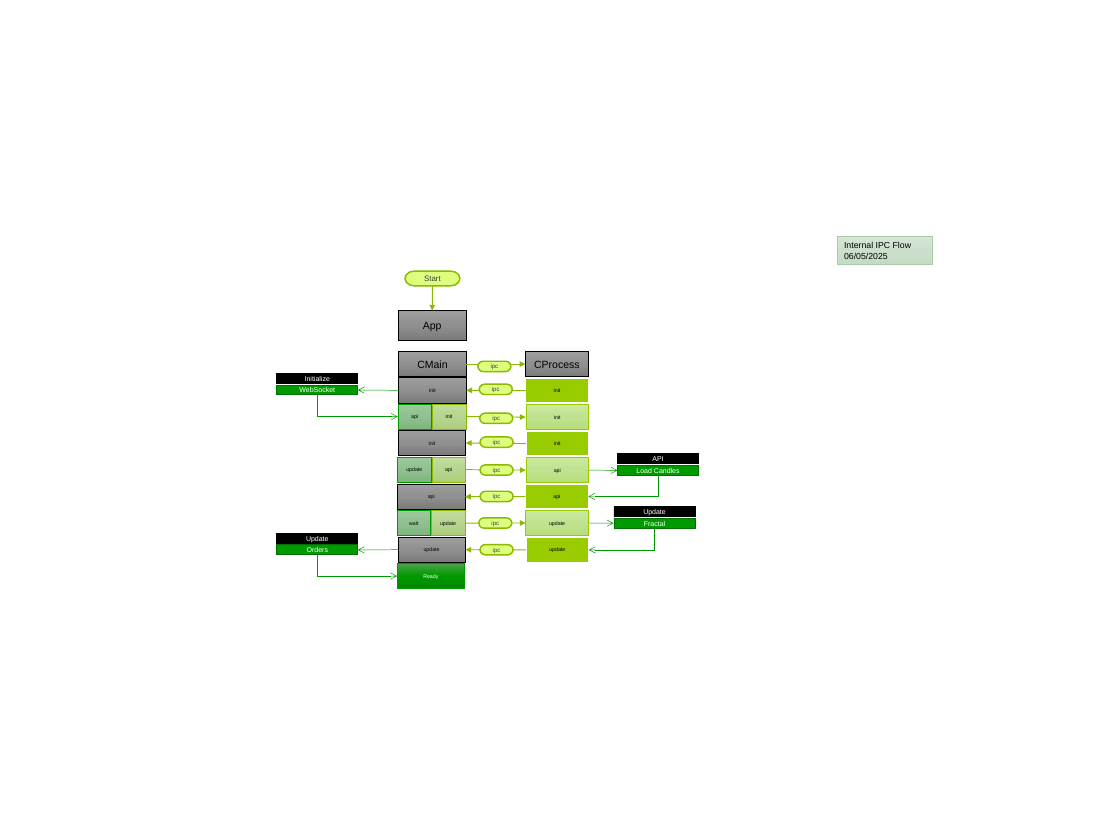
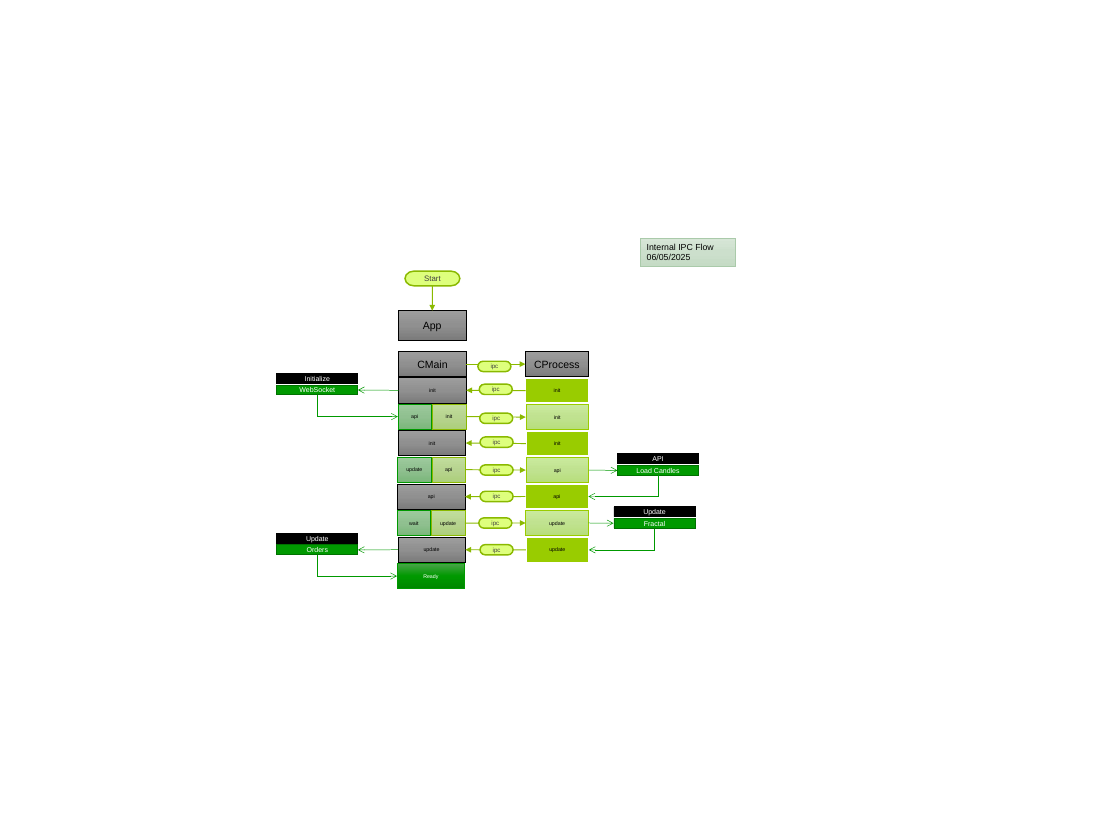
Before and after one commit to djorgens2/blofin-data, a slide deck: slide 3 of ~Documents/AppArchitecture.pptx. Drawn at 1120x840 pixels with LibreOffice and Linux fonts; fonts in the diff are those of the drawing; background and template pictures are left out. Boxes give left, top, right and bottom in pixels: in the first picture for what was removed or moved away, otherwise in the second. Text is boxed around its words. In the diff, an @@ line names an element or a change of style, - is before the commit and + after.

```diff
--- a/~Documents/AppArchitecture.pptx
+++ b/~Documents/AppArchitecture.pptx
@@ rectangle "Internal IPC Flow 06/05/2025": place and size @@
-rectangle "Internal IPC Flow 06/05/2025" at [837, 237, 932, 265]
+rectangle "Internal IPC Flow 06/05/2025" at [640, 238, 735, 266]
```
Also in this commit, not shown: 1 other slide changed, 39 other files.
